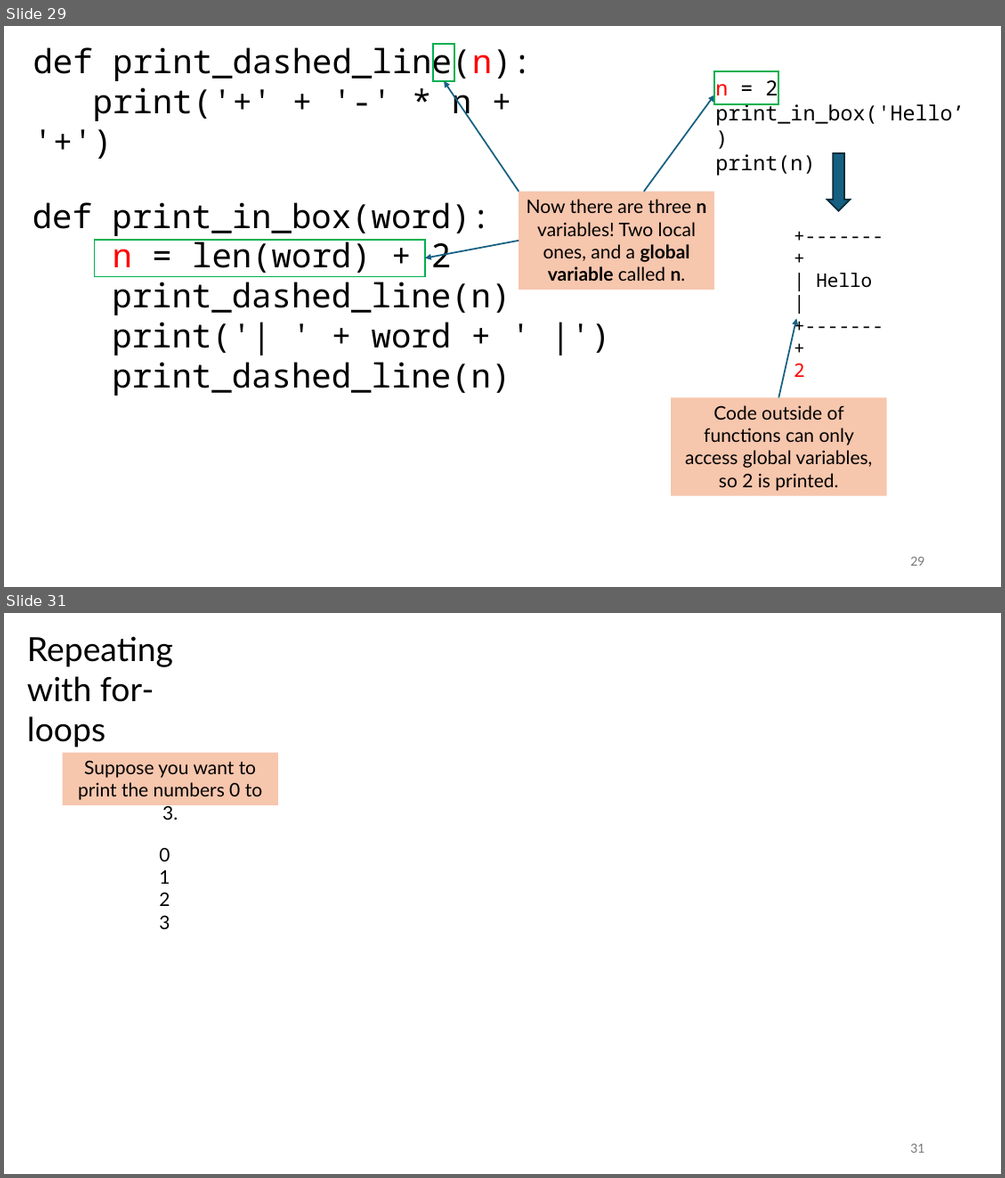
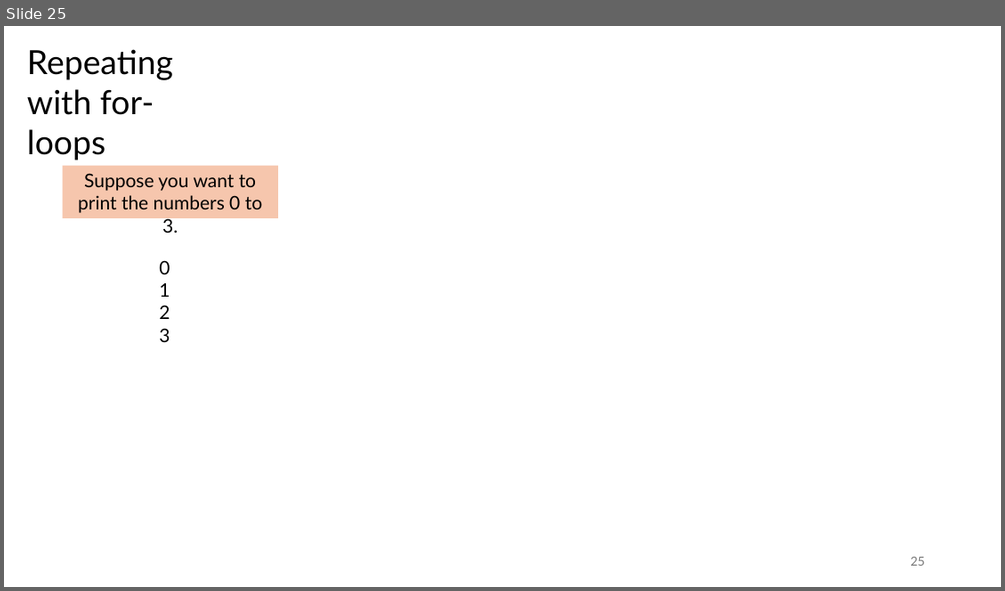
Before and after one commit to tjd1234/cmpt120spring2026, a slide deck: lecture_notes/chapter3/chapter3.pptx. Shown one above the other, each under a label of ours: slides 29 and 31 before the commit, slide 25 after it; the slides between them are not shown. The pictures are 1005x1178 and 1005x591 pixels, drawn with LibreOffice and Linux fonts; fonts in the diff are those of the drawing. Boxes give left, top, right and bottom in pixels: in the first picture for what was removed or moved away, otherwise in the second. Text is boxed around its words. In the diff, an @@ line names an element or a change of style, - is before the commit and + after.

```diff
--- a/lecture_notes/chapter3/chapter3.pptx
+++ b/lecture_notes/chapter3/chapter3.pptx
@@ slide 29 removed at box(4, 26, 1001, 587), background #FFFFFF @@
@@ text removed at box(33, 43, 532, 123) @@
-def print_dashed_line(n):
-print('+' + '-' * n + '+')
@@ rectangle removed at box(433, 44, 455, 81) @@
@@ rectangle removed at box(714, 71, 778, 104) @@
@@ arrow removed from (518, 192) to (444, 81) @@
@@ arrow removed from (644, 192) to (714, 95) @@
@@ text removed at box(715, 80, 964, 176) @@
-n = 2
-print_in_box('Hello’)
-print(n)
@@ down arrow removed at box(827, 153, 850, 211) @@
@@ text removed at box(32, 202, 510, 395) @@
-def print_in_box(word):
-n = len(word) + 2
-print_dashed_line(n)
-print('| ' + word + ' |')
-print_dashed_line(n)
@@ rectangle removed at box(518, 192, 714, 289) @@
-Now there are three n variables! Two local ones, and a global variable called n.
@@ rectangle removed at box(95, 240, 425, 277) @@
@@ arrow removed from (518, 240) to (425, 257) @@
@@ text removed at box(793, 273, 872, 377) @@
-+-------+
-| Hello |
-+-------+
-2
@@ arrow removed from (778, 398) to (797, 319) @@
@@ rectangle removed at box(671, 398, 887, 496) @@
-Code outside of functions can only access global variables, so 2 is printed.
@@ page number removed at box(910, 556, 924, 565) @@
-29
@@ what was slide 31 is now slide 25 @@
@@ page number at box(910, 556, 924, 565): text changed @@
-31
+25
```
Also in this commit, not shown: 5 slides changed, 5 slides added, 10 other slides removed, 1 other file.
